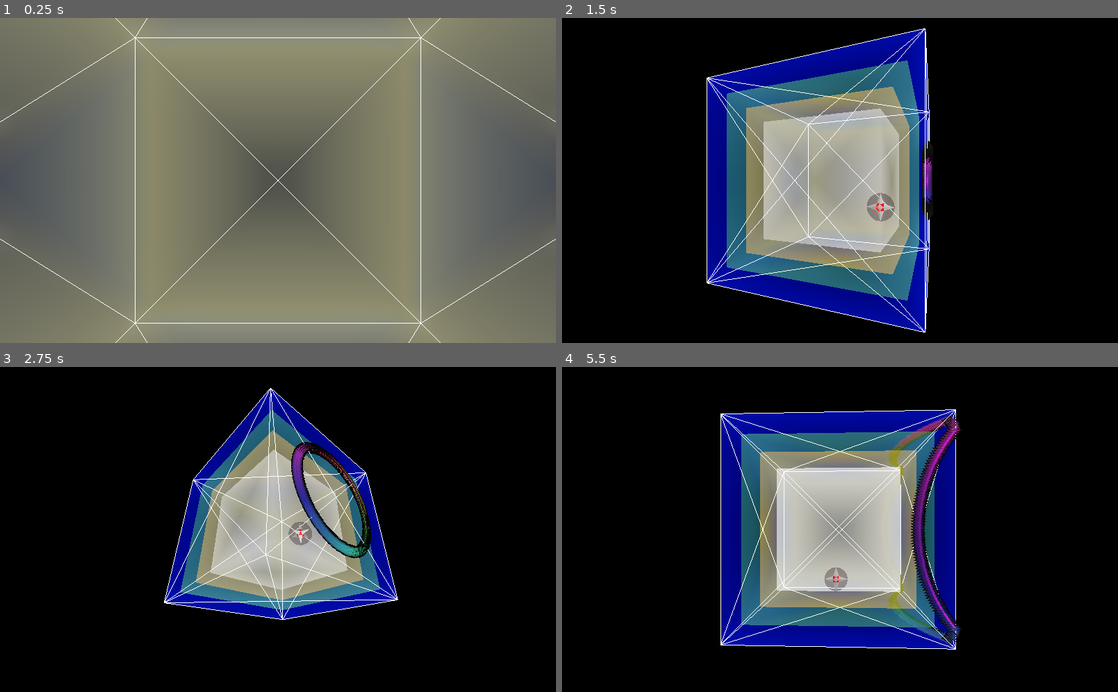
Above: before the commit, frames 1-4 (two rows, left to right).
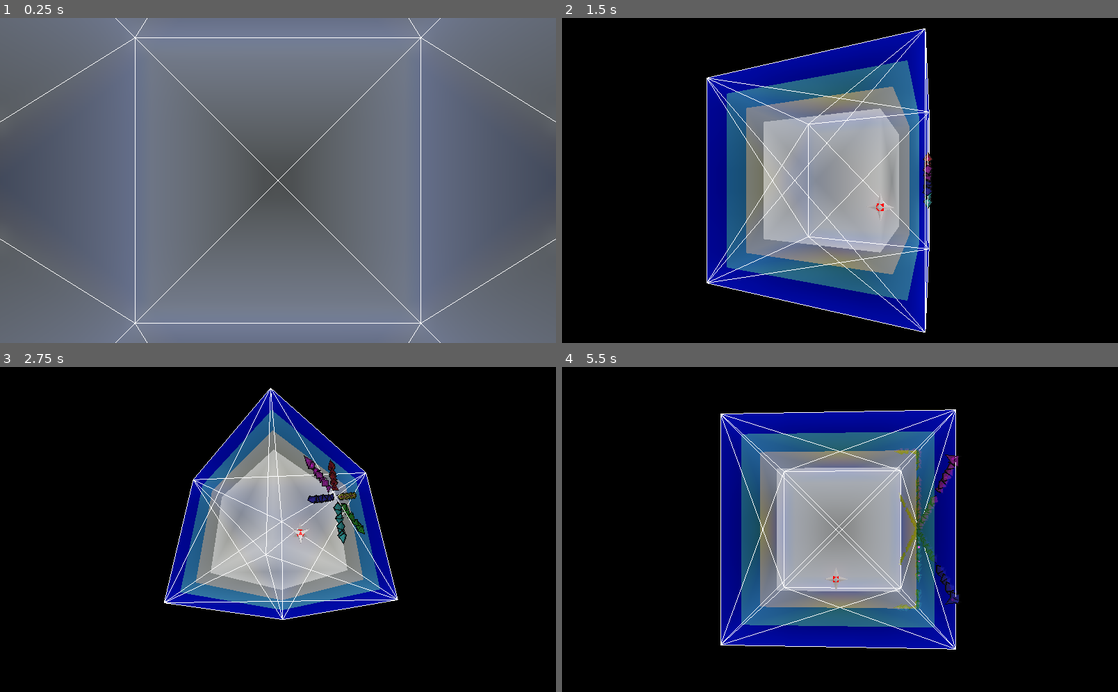
Above: after the commit, the same moments.

Repository: totoki-kei/_theLump
Game: Godot game, scene res://TestScene.tscn
Same seed, same stepped clock (60 frames per second), same inputs: the game is played once before the commit and once after it.
Inputs:
- Up to frame 1 (0.25 s): no input
- Up to frame 2 (1.5 s): tap Enter (ui_accept) at 0.5, 0.6, 0.77, 1.07, 1.35 s; hold D (game_right) 0.53-1.28 s; hold S (game_down) from 1.28 s (still down)
- Up to frame 3 (2.75 s): tap Enter (ui_accept) at 1.52, 1.82, 2.1 s; release S (game_down) at 2.03 s; hold D (game_right) from 2.03 s (still down)
- Up to frame 4 (5.5 s): release D (game_right) at 2.78 s; hold W (game_up) 2.78-3.53 s; tap Enter (ui_accept) at 2.85, 3.02, 3.32, 3.6, 3.77, 4.07, 4.35, 4.52, 4.82, 5.1 s; hold A (game_left) 3.53-5.03 s; hold S (game_down) from 5.03 s (still down)

The runs differ from the first frame. In frame 1, 29% of the frame differs, in the area x 12-88%, y 0-100%; in frame 2, 1.8%; in frame 3, 2.5%; in frame 4, 10%.

Commit message:
20230630_01

Diff:
--- a/Bullet.gd
+++ b/Bullet.gd
@@ -8,17 +8,20 @@
 var material : Material setget set_material
 var color    : Color    setget set_color
 var state    : Dictionary = {}
-var behavior : FuncRef
+#var behavior : FuncRef
+var behavior : GDScriptFunctionState
 
-func initialize_bullet(surf : int, pos : Vector3, forward : Vector3, beh : FuncRef = null, initial_states : Dictionary = {}):
+var turn_count : int
+
+var velocity2d : Vector2
+
+func initialize_bullet(surf : int, pos : Vector3, forward : Vector3, beh : GDScriptFunctionState = null, initial_states : Dictionary = {}):
 	surface = surf
 	translation = pos
 	forward_dir = forward
 
 	behavior = beh
 	state = initial_states
-	if behavior and behavior.is_valid():
-		behavior.call_func(self, -1)
 	pass
 
 # Called when the node enters the scene tree for the first time.
@@ -59,9 +62,21 @@
 	pass
 
 # Called every frame. 'delta' is the elapsed time since the previous frame.
-func _process(delta):
+func _physics_process(delta):
 	if behavior and behavior.is_valid():
-		behavior.call_func(self, delta)
+		var co_ret = behavior.resume(delta)
+		behavior = co_ret as GDScriptFunctionState
+		# コルーチンが return した場合はGDScriptFunctionState以外の型が返るためそこで終了となる
 
-	move_object()
+	var new_velocity := get_vector(velocity2d)
+	if velocity != new_velocity:
+		velocity = new_velocity
+		update_direction()
+
+	turn_count += move_object()
 	pass
+
+
+func _on_Area_area_entered(area):
+	print("[Bullet] Collision: ", area)
+	pass # Replace with function body.
--- a/Bullet.tscn
+++ b/Bullet.tscn
@@ -22,6 +22,10 @@
 [sub_resource type="Animation" id=2]
 length = 0.001
 
+[sub_resource type="SphereShape" id=3]
+margin = 0.01
+radius = 0.01
+
 [node name="Bullet" type="Spatial"]
 script = ExtResource( 2 )
 
@@ -32,3 +36,12 @@
 autoplay = "Idle"
 anims/Idle = SubResource( 1 )
 anims/RESET = SubResource( 2 )
+
+[node name="Area" type="Area" parent="."]
+collision_layer = 2
+collision_mask = 5
+
+[node name="CollisionShape" type="CollisionShape" parent="Area"]
+shape = SubResource( 3 )
+
+[connection signal="area_entered" from="Area" to="." method="_on_Area_area_entered"]
--- a/GameObject.gd
+++ b/GameObject.gd
@@ -43,19 +43,23 @@
 	var finished := false
 
 	# 隣接面導出 -> 隣接面移動判定 -> 移動 を繰り返し実行するループ
-	while  destination.x < -1.0 \
-		or destination.x >  1.0 \
-		or destination.y < -1.0 \
-		or destination.y >  1.0 \
-		or destination.z < -1.0 \
-		or destination.z >  1.0 \
-	:
+	while true:
 		# 現在の面から、判定対象となる隣接面を列挙
-		var plane_list := Surface.get_neighbors(surface)
+		#var plane_list := Surface.get_neighbors(surface)
+
+		var surf_list = []
+
+		if destination.x < -1.0: surf_list.append(Surface.SURF_XMINUS)
+		if destination.x >  1.0: surf_list.append(Surface.SURF_XPLUS)
+		if destination.y < -1.0: surf_list.append(Surface.SURF_YMINUS)
+		if destination.y >  1.0: surf_list.append(Surface.SURF_YPLUS)
+		if destination.z < -1.0: surf_list.append(Surface.SURF_ZMINUS)
+		if destination.z >  1.0: surf_list.append(Surface.SURF_ZPLUS)
+
 		# 番兵としてSURF_NONEを追加
-		plane_list.append(Surface.SURF_NONE)
+		surf_list.append(Surface.SURF_NONE)
 
-		for plane_surf in plane_list:
+		for plane_surf in surf_list:
 			assert (typeof(plane_surf) == TYPE_INT)
 
 			# 平面がSURF_NONE(番兵)の場合、必要な面はすべて完了したことになる
@@ -70,6 +74,7 @@
 
 			# p : Plane型
 			var p := Surface.to_plane(plane_surf)
+			assert(p)
 
 			# 移動ベクトルの始点がチェック対象平面上にあった場合、移動によって平面の上に飛び出す場合のみ処理を続行する
 			# それ以外(稜線上を移動、もしくは今所属している平面の上に戻る方向の移動の場合)は折り返し処理をしない
@@ -79,10 +84,16 @@
 
 			# Planeと移動経路ベクトルの衝突する場所を導出
 			var corride_at := p.intersects_segment(location, destination)
+
 			# 衝突しなかった場合は次の平面との判定へ
 			if corride_at == null : continue
 			# if corride_at == location : continue
 			if corride_at == destination : continue
+
+			assert( -1.0 <= corride_at.x and corride_at.x <= 1.0 \
+				and -1.0 <= corride_at.y and corride_at.y <= 1.0 \
+				and -1.0 <= corride_at.z and corride_at.z <= 1.0 \
+			)
 
 			# 衝突地点からオーバーランしている部分のベクトル(Vector3)
 			var rest := destination - (corride_at as Vector3)
@@ -121,6 +132,11 @@
 		# 完了していればそこで終了
 		if finished : break
 
+		assert( -1.0 <= location.x and location.x <= 1.0 \
+			and -1.0 <= location.y and location.y <= 1.0 \
+			and -1.0 <= location.z and location.z <= 1.0 \
+		)
+
 		pass # もう一度隣接面の導出から
 
 
@@ -137,6 +153,11 @@
 	# 座標更新
 	self.translation = destination
 
+	assert( -1.0 <= destination.x and destination.x <= 1.0 \
+		and -1.0 <= destination.y and destination.y <= 1.0 \
+		and -1.0 <= destination.z and destination.z <= 1.0 \
+	)
+
 	return turn_count
 
 
--- a/Materials/cube_inner_material.tres
+++ b/Materials/cube_inner_material.tres
@@ -1,6 +1,7 @@
 [gd_resource type="SpatialMaterial" format=2]
 
 [resource]
+render_priority = 1
 flags_transparent = true
 flags_unshaded = true
 vertex_color_use_as_albedo = true
--- a/Materials/cube_middle_material.tres
+++ b/Materials/cube_middle_material.tres
@@ -1,6 +1,7 @@
 [gd_resource type="SpatialMaterial" format=2]
 
 [resource]
+render_priority = 2
 flags_transparent = true
 flags_unshaded = true
 vertex_color_use_as_albedo = true
--- a/Materials/cube_outer_material.tres
+++ b/Materials/cube_outer_material.tres
@@ -1,6 +1,7 @@
 [gd_resource type="SpatialMaterial" format=2]
 
 [resource]
+render_priority = 3
 flags_transparent = true
 flags_unshaded = true
 vertex_color_use_as_albedo = true
--- a/Materials/cube_surface_material.tres
+++ b/Materials/cube_surface_material.tres
@@ -1,6 +1,7 @@
 [gd_resource type="SpatialMaterial" format=2]
 
 [resource]
+render_priority = 4
 flags_transparent = true
 flags_unshaded = true
 vertex_color_use_as_albedo = true
--- a/Player.gd
+++ b/Player.gd
@@ -32,3 +32,10 @@
 	velocity = dx2 + dy2
 
 	move_object()
+
+
+
+
+func _on_Area_area_entered(area):
+	print("[Player] Collision: ", area)
+	pass # Replace with function body.
--- a/Player.tscn
+++ b/Player.tscn
@@ -1,7 +1,22 @@
-[gd_scene load_steps=3 format=2]
+[gd_scene load_steps=4 format=2]
 
 [ext_resource path="res://Models/player.glb" type="PackedScene" id=1]
 [ext_resource path="res://Player.gd" type="Script" id=2]
 
+[sub_resource type="SphereShape" id=1]
+margin = 0.01
+radius = 0.03
+
 [node name="Player" instance=ExtResource( 1 )]
 script = ExtResource( 2 )
+
+[node name="obj2" parent="." index="1"]
+visible = false
+
+[node name="Area" type="Area" parent="." index="2"]
+collision_mask = 10
+
+[node name="CollisionShape" type="CollisionShape" parent="Area" index="0"]
+shape = SubResource( 1 )
+
+[connection signal="area_entered" from="Area" to="." method="_on_Area_area_entered"]
--- a/TestScene.gd
+++ b/TestScene.gd
@@ -7,13 +7,16 @@
 
 var bullet_res := preload("res://Bullet.tscn")
 
-func dummy_bullet_behavior(b : Bullet, delta : float):
-	if b.state.has("velocity"):
-		var new_velocity := b.get_vector(b.state["velocity"] as Vector2)
-		if b.velocity != new_velocity:
-			b.velocity = new_velocity
-			b.update_direction()
-	#print(b.translation, " / ", b.velocity, " : ", b.surface)
+static func dummy_bullet_behavior(b : Bullet, vel : Vector2):
+	b.velocity2d = vel
+	var last_turn_count = b.turn_count
+	while true:
+		var _delta = yield()
+		if b.turn_count != last_turn_count:
+			last_turn_count = b.turn_count
+			b.velocity2d *= 3.0 / 2.0
+			if b.velocity2d.length() > 0.5:
+				b.velocity2d = b.velocity2d.normalized() * 0.5
 	pass
 
 # Called when the node enters the scene tree for the first time.
@@ -28,19 +31,6 @@
 
 	#$Bullet2.material = SpatialMaterial.new()
 
-	for i in range(360):
-		var b := bullet_res.instance() as Bullet
-		b.initialize_bullet( \
-			Surface.SURF_XPLUS, \
-			Surface.to_vector(b.surface), \
-			Vector3.UP, \
-			funcref(self, "dummy_bullet_behavior"), \
-			{ "velocity" : Vector2(0, 1 / 254.0).rotated(i * 2 * PI / 360)} \
-		)
-		b.color = Color.from_hsv(i / 360.0, 0.75, 1, 0.25)
-		b.add_to_group("bullets")
-		self.add_child(b)
-		pass
 
 	pass # Replace with function body.
 
@@ -51,4 +41,21 @@
 	n += delta;
 	if n > 1.0: n -= 1.0
 	#$Bullet2.color = Color(n, 1 - n, n)
+	if Input.is_action_just_pressed("ui_accept"):
+		shoot(6)
 	pass
+
+func shoot(n : int) :
+	for i in range(n):
+		var b := bullet_res.instance() as Bullet
+		b.initialize_bullet( \
+			Surface.SURF_XPLUS, \
+			Surface.to_vector(b.surface), \
+			Vector3.UP, \
+			dummy_bullet_behavior(b, Vector2(0, 1 / 254.0).rotated(i * 2 * PI / n)) as GDScriptFunctionState, \
+			{} \
+		)
+		b.color = Color.from_hsv(i / float(n), 0.75, 1, 0.25)
+		b.add_to_group("bullets")
+		self.add_child(b)
+		pass
--- a/TestScene.tscn
+++ b/TestScene.tscn
@@ -22,6 +22,9 @@
 [node name="OmniLight" type="OmniLight" parent="Camera"]
 
 [node name="Cube" parent="." instance=ExtResource( 1 )]
+sorting_offset = -10.0
+sorting_use_aabb_center = false
+generate_lightmap = false
 
 [node name="Player" parent="." instance=ExtResource( 3 )]
 transform = Transform( 1, 0, 0, 0, 1, 0, 0, 0, 1, 0, 0, 1 )
--- a/project.godot
+++ b/project.godot
@@ -1124,9 +1124,18 @@
  ]
 }
 
+[layer_names]
+
+3d_physics/layer_1="PL_PLAYER"
+3d_physics/layer_2="PL_BULLET"
+3d_physics/layer_3="PL_EXPLODE"
+3d_physics/layer_4="PL_ITEM"
+
 [physics]
 
 common/enable_pause_aware_picking=true
+3d/active_soft_world=false
+3d/default_gravity=0.0
 
 [rendering]
 
Not shown: 1 places in Bullet.tscn that only renumber resources
